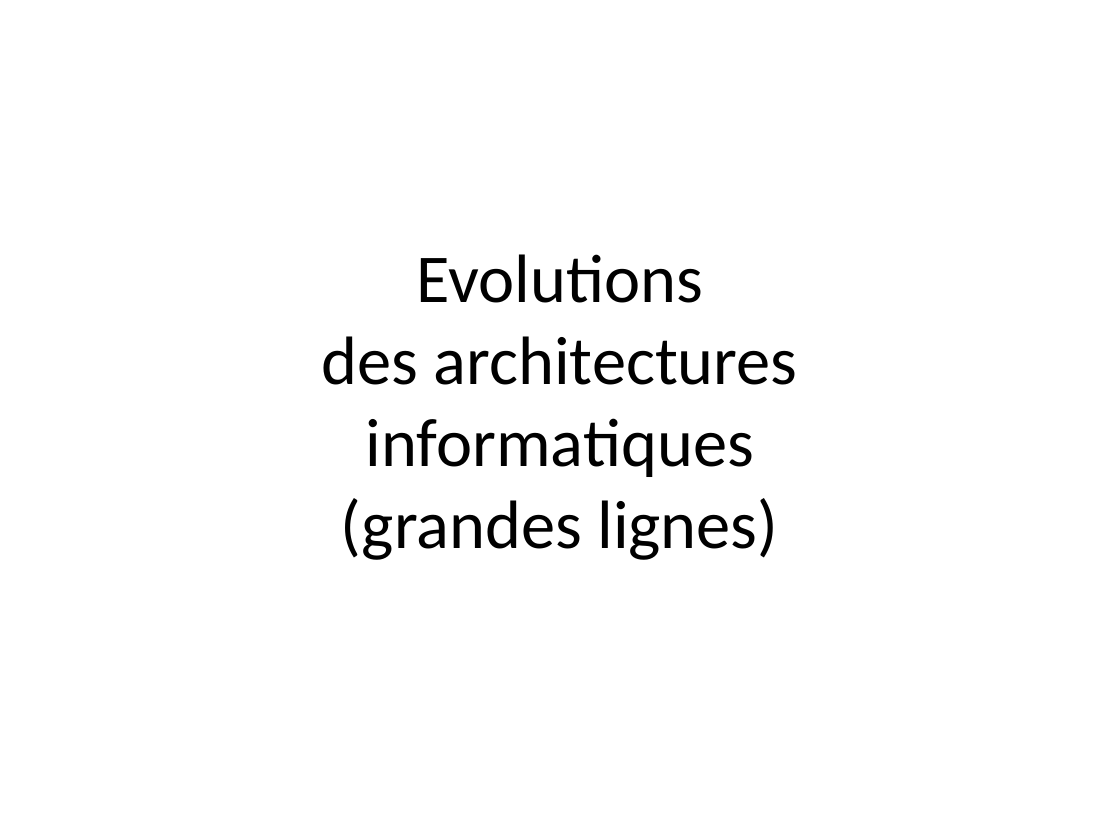
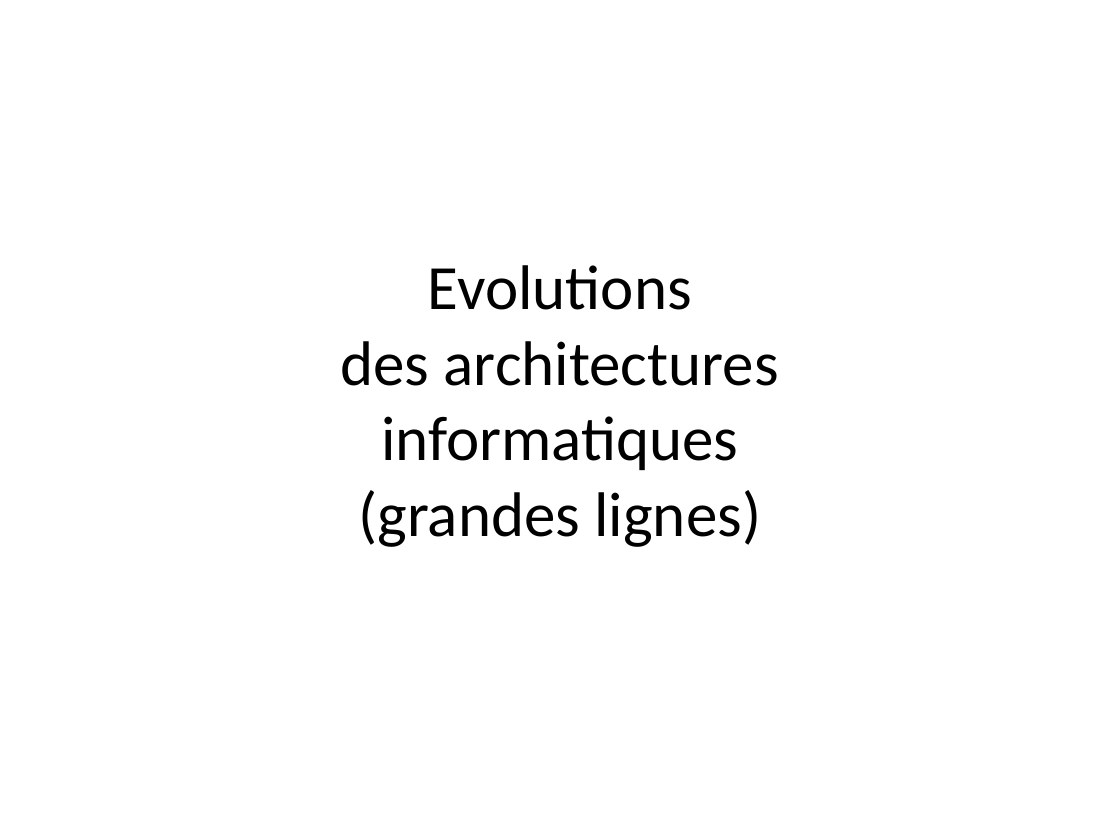
Before and after one commit to didier-tp/soa_msa_octobre2021, a slide deck: slide 1 of evolutions_architectures_grandes_lignes.pptx. Drawn at 1120x840 pixels with LibreOffice and Linux fonts; fonts in the diff are those of the drawing. Boxes give left, top, right and bottom in pixels: in the first picture for what was removed or moved away, otherwise in the second. Text is boxed around its words. In the diff, an @@ line names an element or a change of style, - is before the commit and + after.

```diff
--- a/evolutions_architectures_grandes_lignes.pptx
+++ b/evolutions_architectures_grandes_lignes.pptx
@@ text "Evolutions des architectures informatiques (grandes ..." at box(340, 265, 779, 547): size 44 to 40.5 pt @@
```
Also in this commit, not shown: 5 other slides changed, 2 slides added, 3 other files.
